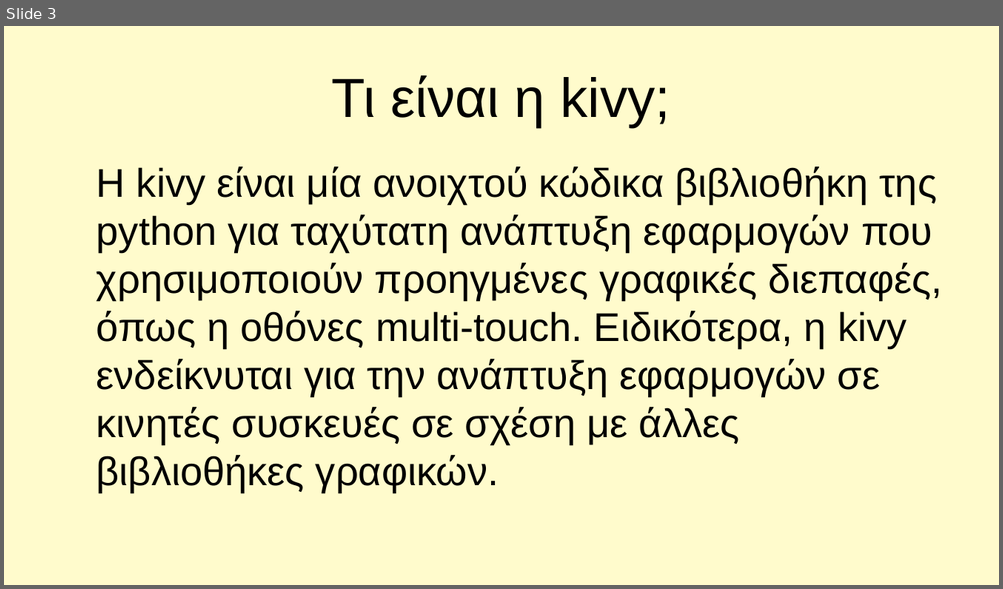
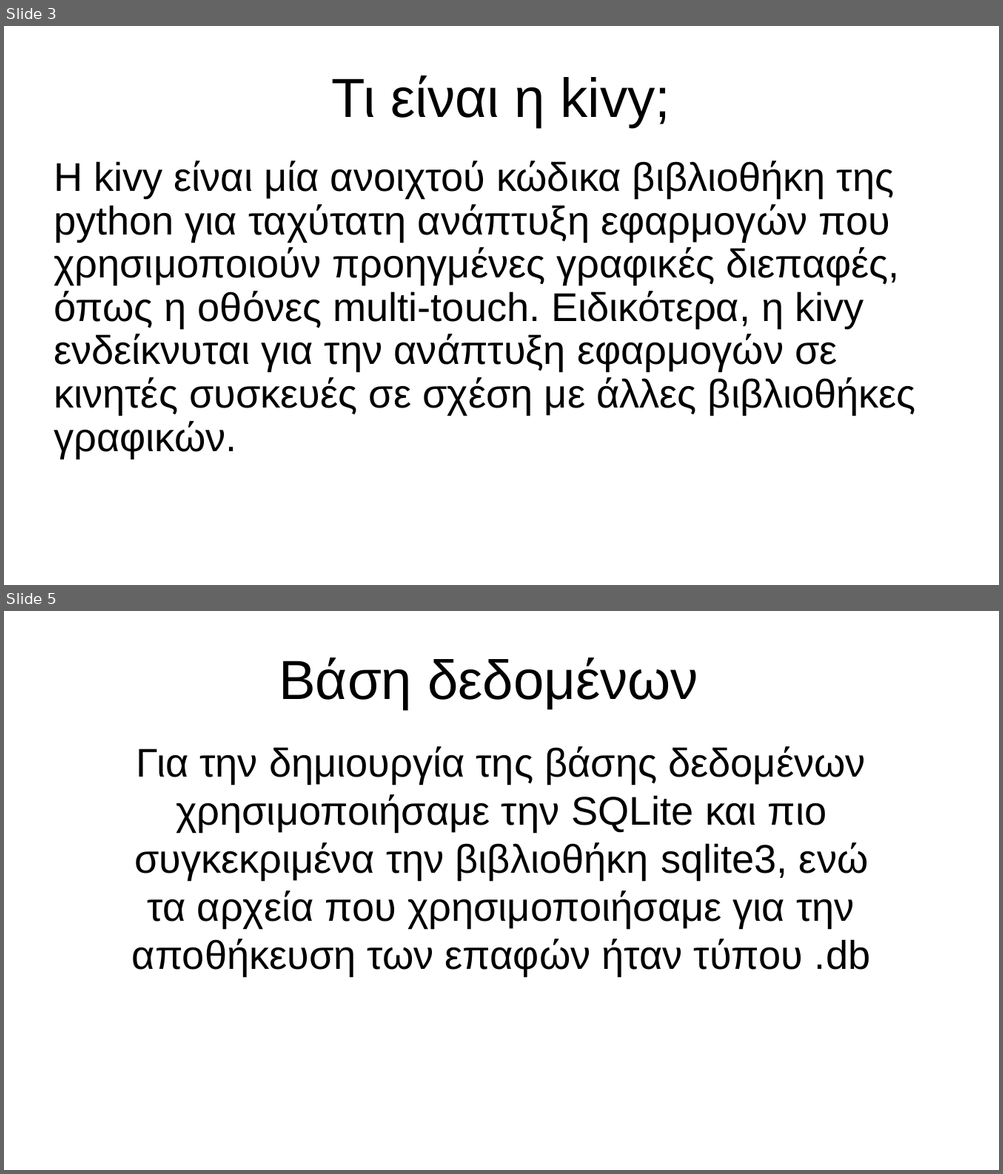
Before and after one commit to SlowGahnoo/pyContacts, a slide deck: presentation45.odp. Shown one above the other, each under a label of ours: slide 3 before the commit, slides 3 and 5 after it; the slides between them are not shown. The pictures are 1003x589 and 1003x1174 pixels, drawn with LibreOffice and Linux fonts; fonts in the diff are those of the drawing. Boxes give left, top, right and bottom in pixels: in the first picture for what was removed or moved away, otherwise in the second. Text is boxed around its words. In the diff, an @@ line names an element or a change of style, - is before the commit and + after.

```diff
--- a/presentation45.odp
+++ b/presentation45.odp
@@ slide 5 added at bbox=[4, 611, 999, 1170], background #FFFFFF @@
@@ title added at bbox=[279, 658, 698, 709], 44 pt, text #000000 @@
+Βάση δεδομένων
@@ subtitle added at bbox=[132, 746, 871, 977], 32 pt, text #000000 @@
+Για την δημιουργία της βάσης δεδομένων χρησιμοποιήσαμε την SQLite και πιο συγκεκριμένα την βιβλιοθήκη sqlite3, ενώ τα αρχεία που χρησιμοποιήσαμε για την αποθήκευση των επαφών ήταν τύπου .db
@@ slide 3 changed as well @@
@@ background #FFFBCC to #FFFFFF @@
@@ text "Η kivy είναι μία ανοιχτού ..." at bbox=[54, 161, 916, 458]: indent changed; line spacing 1 to 0.9 @@
```
Also in this commit, not shown: 8 other slides changed, 2 other slides added.
